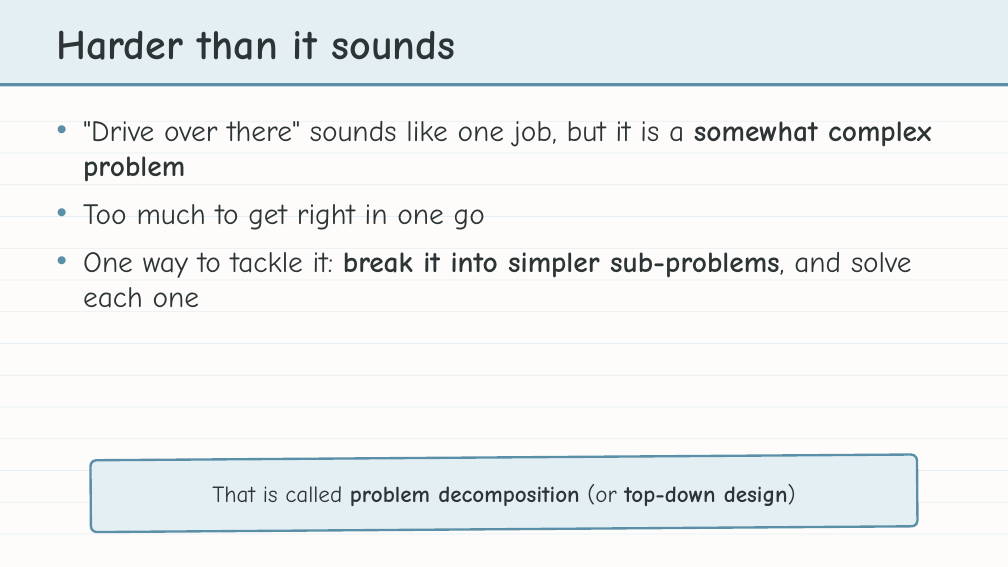
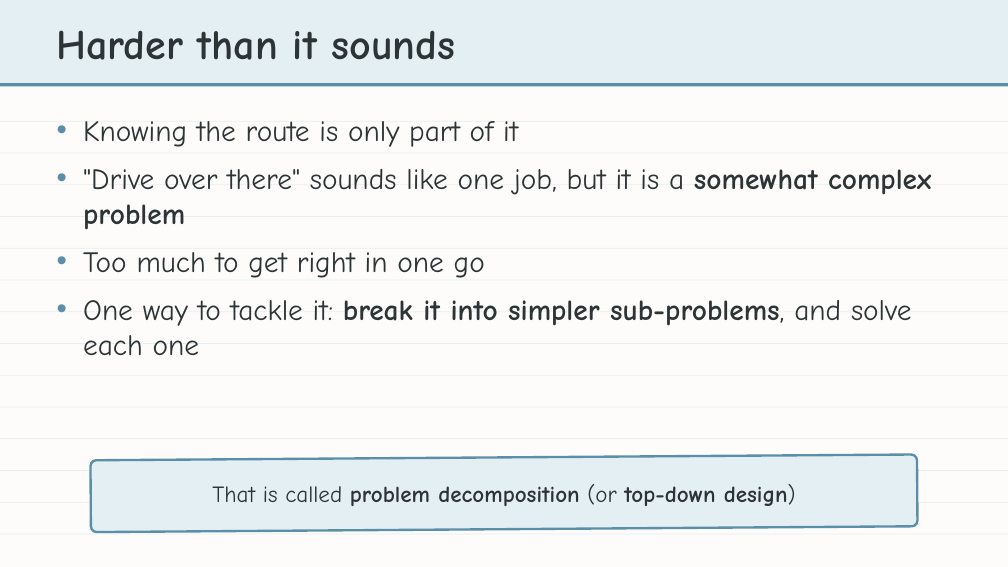
Before and after one commit to bradamiller/LearningPython, a slide deck: slide 5 of static/slides/module-04-manhattan/module-4-lesson-00-overview.pptx (slide 3 before the commit). Drawn at 1008x567 pixels with LibreOffice and Linux fonts; fonts in the diff are those of the drawing. Boxes give left, top, right and bottom in pixels: in the first picture for what was removed or moved away, otherwise in the second. Text is boxed around its words. In the diff, an @@ line names an element or a change of style, - is before the commit and + after.

```diff
--- a/static/slides/module-04-manhattan/module-4-lesson-00-overview.pptx
+++ b/static/slides/module-04-manhattan/module-4-lesson-00-overview.pptx
@@ text at (83,121,518,147): paragraph added @@
+• Knowing the route is only part of it
```
Also in this commit, not shown: 2 other slides changed, 1 slide removed, 2 other files.
